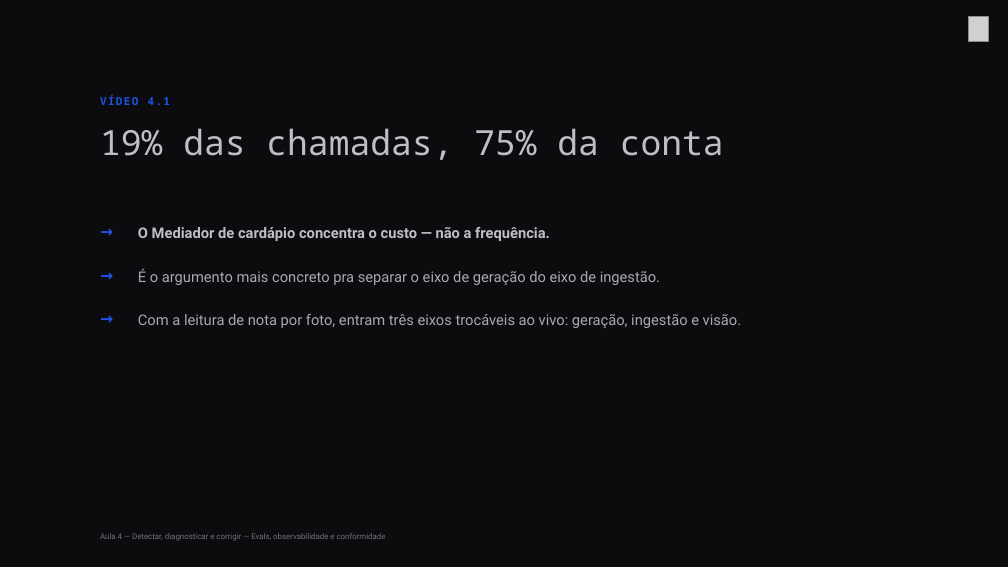
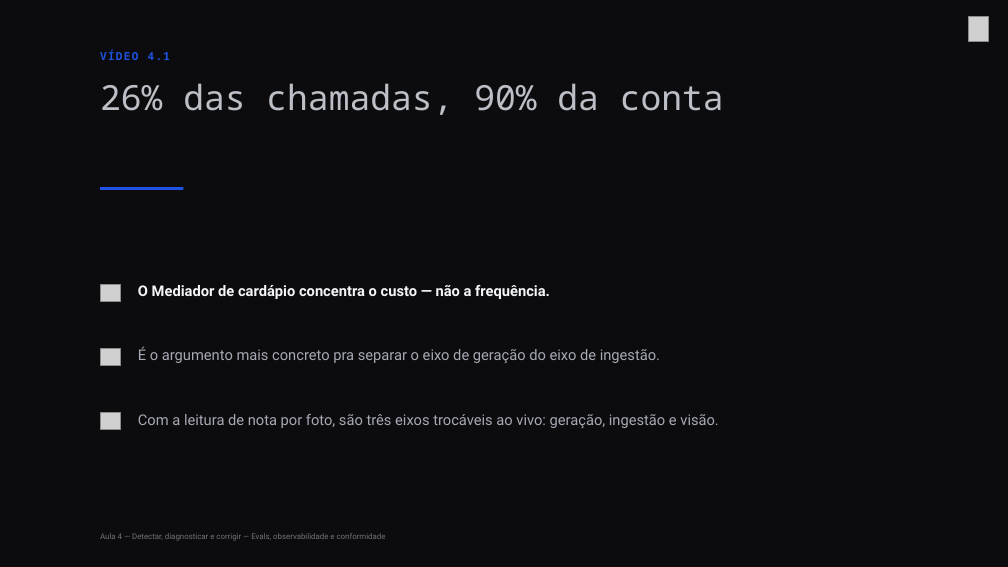
Before and after one commit to Djegao/alura-produto-ficticio, a slide deck: slide 5 of slides/aula4-alura.pptx. Drawn at 1008x567 pixels with LibreOffice and Linux fonts; fonts in the diff are those of the drawing; grey boxes stand for pictures; background and template pictures are left out. Boxes give left, top, right and bottom in pixels: in the first picture for what was removed or moved away, otherwise in the second. Text is boxed around its words. In the diff, an @@ line names an element or a change of style, - is before the commit and + after.

```diff
--- a/slides/aula4-alura.pptx
+++ b/slides/aula4-alura.pptx
@@ text "VÍDEO 4.1" moved from (x1=100, y1=95, x2=170, y2=105) to (x1=100, y1=49, x2=170, y2=60) @@
@@ text at (x1=100, y1=83, x2=724, y2=115): text changed @@
-19% das chamadas, 75% da conta
+26% das chamadas, 90% da conta
@@ rectangle added at (x1=100, y1=187, x2=183, y2=190), fill #1F53E5 @@
@@ text removed at (x1=100, y1=222, x2=132, y2=245) @@
-→
@@ text removed at (x1=100, y1=265, x2=132, y2=288) @@
-→
@@ picture added at (x1=100, y1=284, x2=120, y2=301) @@
@@ text "O Mediador de cardápio concentra ..." moved from (x1=138, y1=227, x2=550, y2=241) to (x1=138, y1=285, x2=550, y2=299) @@
@@ text "O Mediador de cardápio concentra ..." at (x1=138, y1=285, x2=550, y2=299): text colour #BDBFC7 to #F4F5F6 @@
@@ text removed at (x1=100, y1=309, x2=132, y2=331) @@
-→
@@ picture added at (x1=100, y1=348, x2=120, y2=365) @@
@@ text "É o argumento mais concreto ..." moved from (x1=138, y1=268, x2=660, y2=285) to (x1=138, y1=347, x2=660, y2=363) @@
@@ picture added at (x1=100, y1=412, x2=120, y2=429) @@
@@ text at (x1=138, y1=414, x2=718, y2=428): text changed @@
-Com a leitura de nota por foto, entram três eixos trocáveis ao vivo: geração, ingestão e visão.
+Com a leitura de nota por foto, são três eixos trocáveis ao vivo: geração, ingestão e visão.
```
Also in this commit, not shown: 11 other slides changed, 2 slides added, 2 other files.
